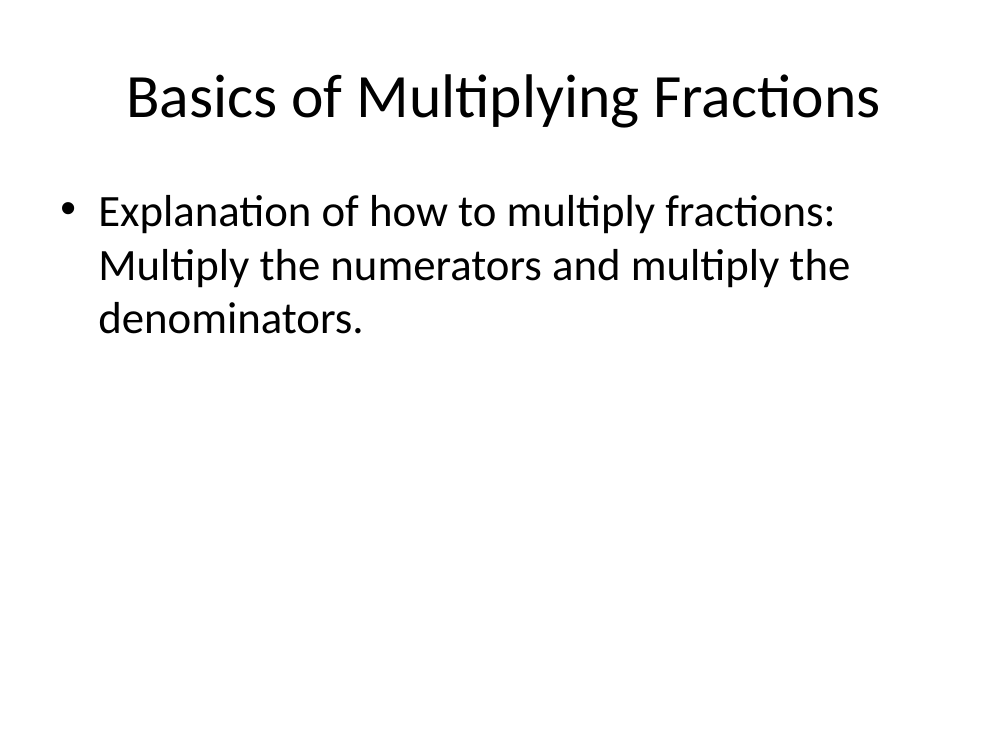
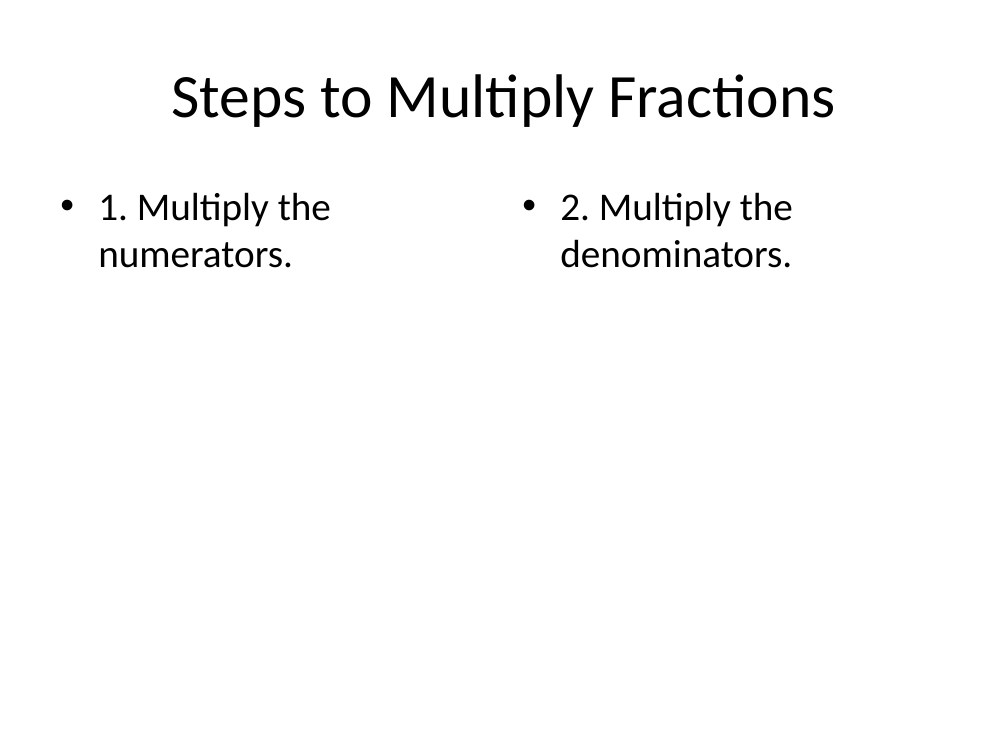
Before and after one commit to sejalgupta/whiteboardToPresentation, a slide deck: slide 5 of presentation/multiplying_fractions.pptx (slide 4 before the commit). Drawn at 1008x756 pixels with LibreOffice and Linux fonts; fonts in the diff are those of the drawing. Boxes give left, top, right and bottom in pixels: in the first picture for what was removed or moved away, otherwise in the second. Text is boxed around its words. In the diff, an @@ line names an element or a change of style, - is before the commit and + after.

```diff
--- a/presentation/multiplying_fractions.pptx
+++ b/presentation/multiplying_fractions.pptx
@@ title at box(171, 74, 835, 127): text changed @@
-Basics of Multiplying Fractions
+Steps to Multiply Fractions
@@ text removed at box(98, 195, 850, 334) @@
-• Explanation of how to multiply fractions: Multiply the numerators and multiply the denominators.
@@ text added at box(98, 192, 331, 268), 28 pt, text #000000 @@
+• 1. Multiply the numerators.
@@ text added at box(560, 192, 793, 268), 28 pt, text #000000 @@
+• 2. Multiply the denominators.
```
Also in this commit, not shown: 9 slides added, 8 slides removed, 7 other files.
